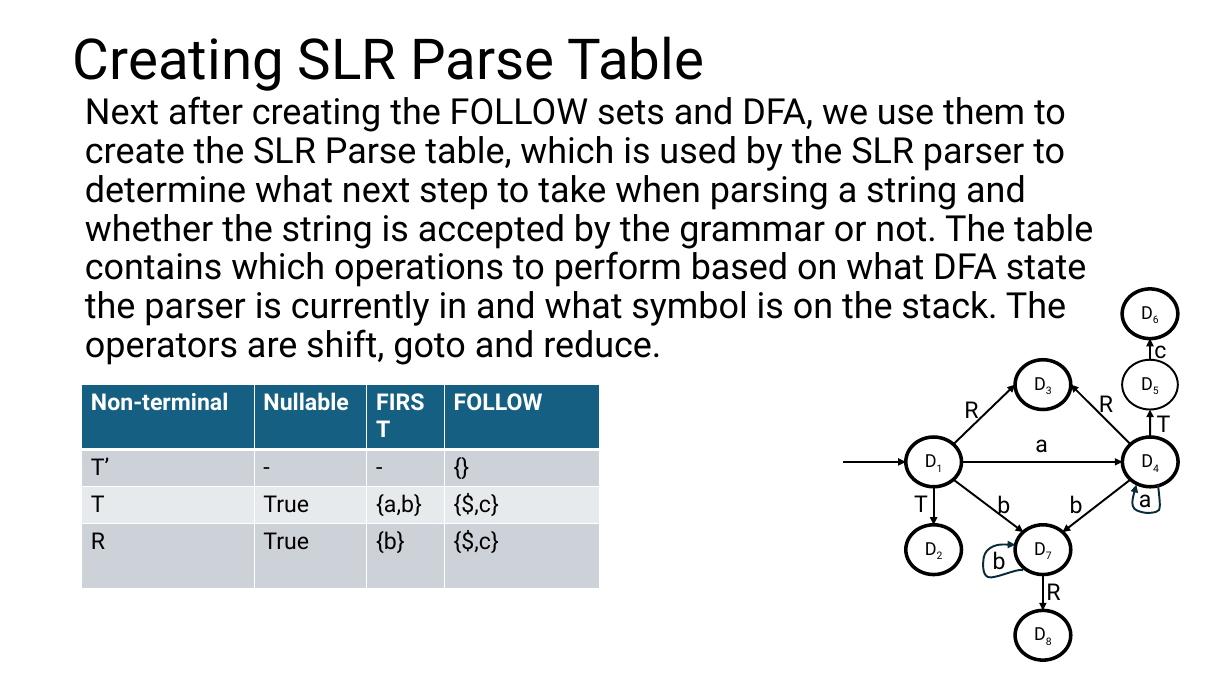
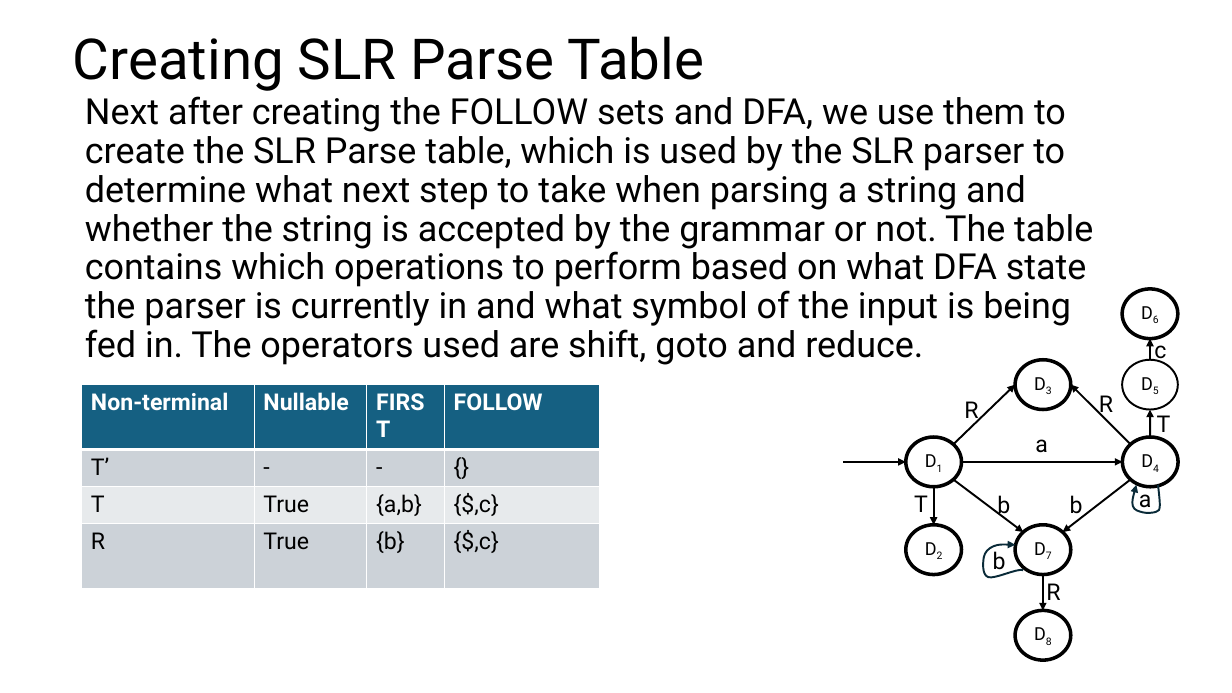
Before and after one commit to Danieldv-s/Research-Materials, a slide deck: slide 42 of Syntax-Analysis/Section2.13Expansion.pptx. Drawn at 1232x693 pixels with LibreOffice and Linux fonts; fonts in the diff are those of the drawing. Boxes give left, top, right and bottom in pixels: in the first picture for what was removed or moved away, otherwise in the second. Text is boxed around its words. In the diff, an @@ line names an element or a change of style, - is before the commit and + after.

Commit message:
Reviewed SLR parser slide

```diff
--- a/Syntax-Analysis/Section2.13Expansion.pptx
+++ b/Syntax-Analysis/Section2.13Expansion.pptx
@@ text at (85,96,1093,365): text changed @@
-Next after creating the FOLLOW sets and DFA, we use them to create the SLR Parse table, which is used by the SLR parser to determine what next step to take when parsing a string and whether the string is accepted by the grammar or not. The table contains which operations to perform based on what DFA state the parser is currently in and what symbol is on the stack. The operators are shift, goto and reduce.
+Next after creating the FOLLOW sets and DFA, we use them to create the SLR Parse table, which is used by the SLR parser to determine what next step to take when parsing a string and whether the string is accepted by the grammar or not. The table contains which operations to perform based on what DFA state the parser is currently in and what symbol of the input is being fed in. The operators used are shift, goto and reduce.
```
Also in this commit, not shown: 43 other slides changed.
